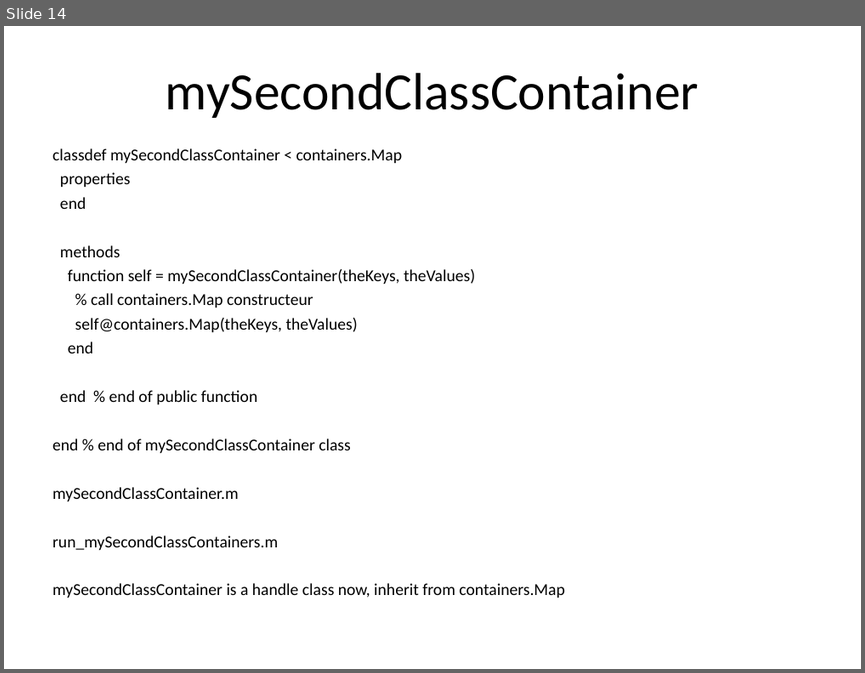
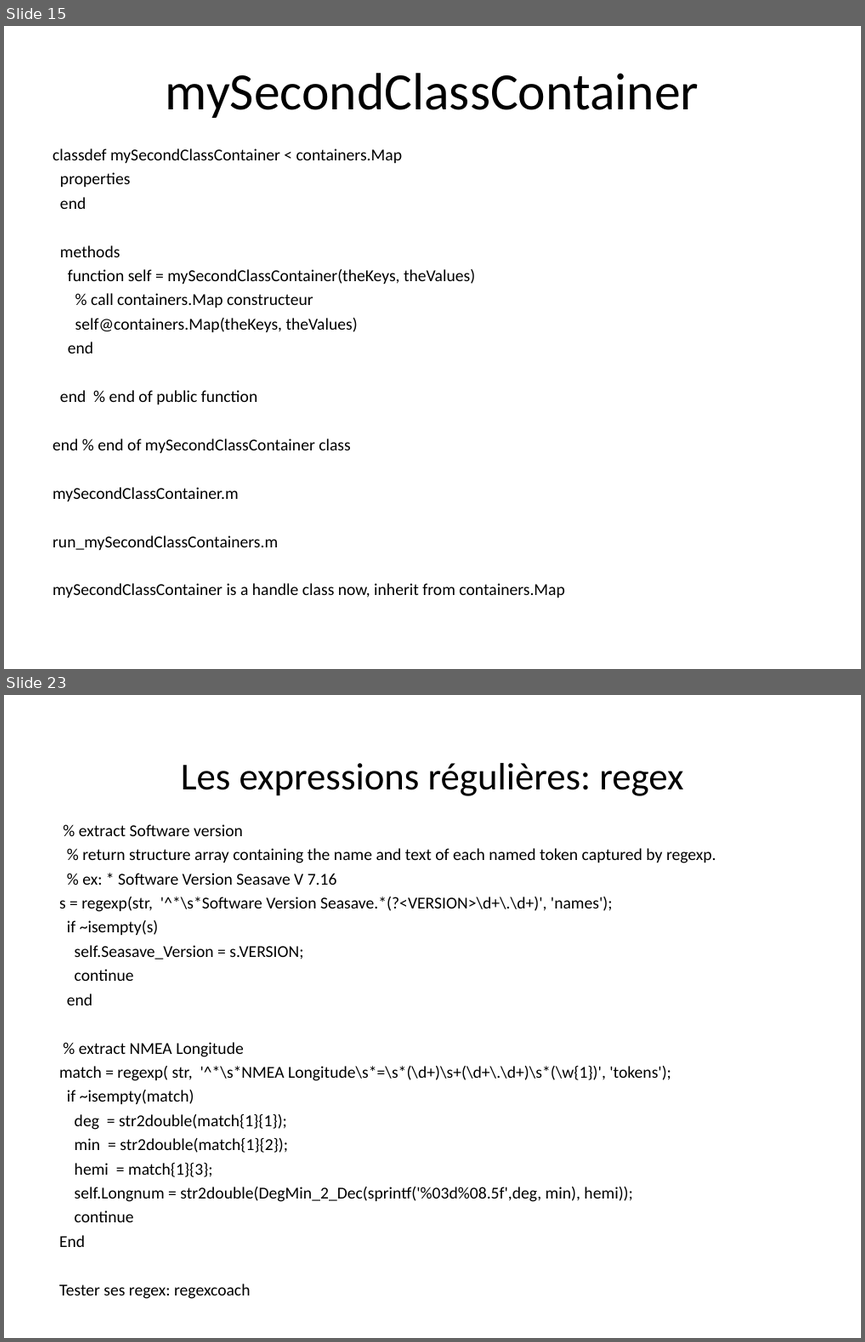
Before and after one commit to jgrelet/course-object-programing-with-Matlab, a slide deck: Introduction à la programmation objet avec Matlab.ppt. Shown one above the other, each under a label of ours: slide 14 before the commit, slides 15 and 23 after it; the slides between them are not shown. The pictures are 865x673 and 865x1342 pixels, drawn with LibreOffice and Linux fonts; fonts in the diff are those of the drawing. Boxes give left, top, right and bottom in pixels: in the first picture for what was removed or moved away, otherwise in the second. Text is boxed around its words. In the diff, an @@ line names an element or a change of style, - is before the commit and + after.

```diff
--- a/Introduction à la programmation objet avec Matlab.ppt
+++ b/Introduction à la programmation objet avec Matlab.ppt
@@ slide 23 added at (4,695,861,1338), background #FFFFFF @@
@@ title added at (181,763,683,796), 32 pt, text #000000 @@
+Les expressions régulières: regex
@@ text added at (59,824,716,1299), 14 pt, text #000000 @@
+% extract Software version
+% return structure array containing the name and text of each named token captured by regexp.
+% ex: * Software Version Seasave V 7.16
+s = regexp(str, '^*\s*Software Version Seasave.*(?<VERSION>\d+\.\d+)', 'names');
+if ~isempty(s)
+self.Seasave_Version = s.VERSION;
+continue
+end
+% extract NMEA Longitude
+match = regexp( str, '^*\s*NMEA Longitude\s*=\s*(\d+)\s+(\d+\.\d+)\s*(\w{1})', 'tokens');
+if ~isempty(match)
+deg = str2double(match{1}{1});
+min = str2double(match{1}{2});
+hemi = match{1}{3};
+self.Longnum = str2double(DegMin_2_Dec(sprintf('%03d%08.5f',deg, min), hemi));
+continue
+End
+Tester ses regex: regexcoach
@@ what was slide 14 is now slide 15 @@
```
Also in this commit, not shown: 5 slides changed, 11 other slides added, 10 slides removed, 8 other files.
